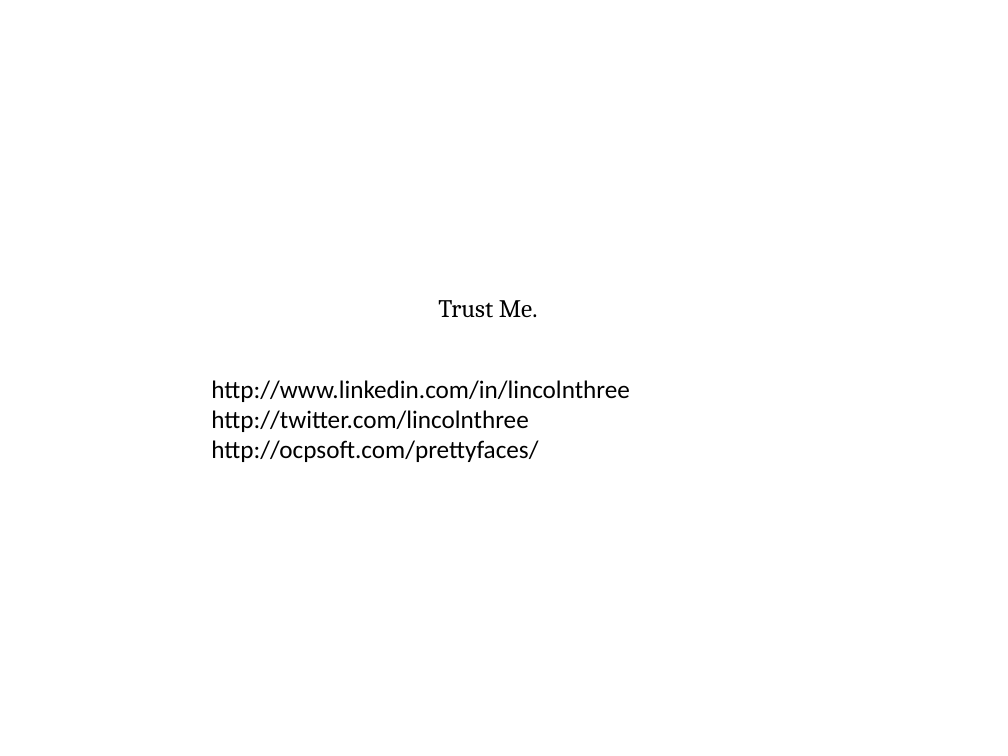
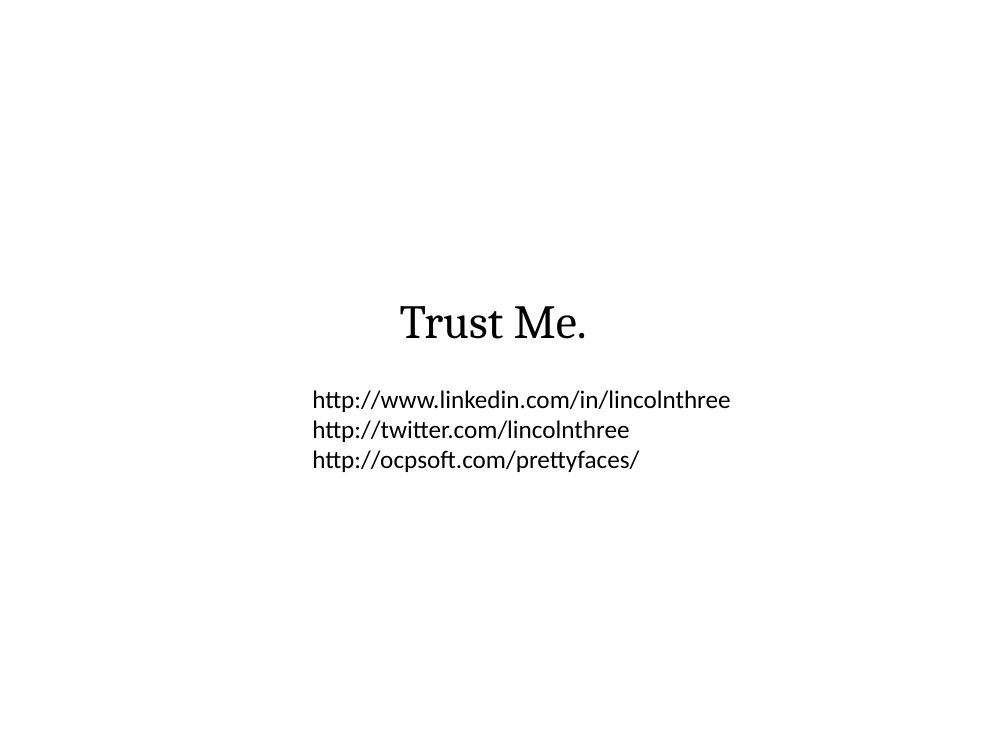
Before and after one commit to lincolnthree/talks, a slide deck: slide 36 of 2011_Beautiful_Java_EE_JAXConf.odp. Drawn at 1008x756 pixels with LibreOffice and Linux fonts; fonts in the diff are those of the drawing. Boxes give left, top, right and bottom in pixels: in the first picture for what was removed or moved away, otherwise in the second. Text is boxed around its words. In the diff, an @@ line names an element or a change of style, - is before the commit and + after.

```diff
--- a/2011_Beautiful_Java_EE_JAXConf.odp
+++ b/2011_Beautiful_Java_EE_JAXConf.odp
@@ text "Trust Me.": place and size @@
-text "Trust Me." at (438,300,538,318)
+text "Trust Me." at (400,306,587,339)
@@ text "Trust Me." at (400,306,587,339): size 18 to 34 pt @@
@@ text "http://www.linkedin.com/in/lincolnthree": place and size @@
-text "http://www.linkedin.com/in/lincolnthree" at (211,380,629,462)
+text "http://www.linkedin.com/in/lincolnthree" at (312,390,730,472)
```
Also in this commit, not shown: 13 other slides changed, 1 other file.
